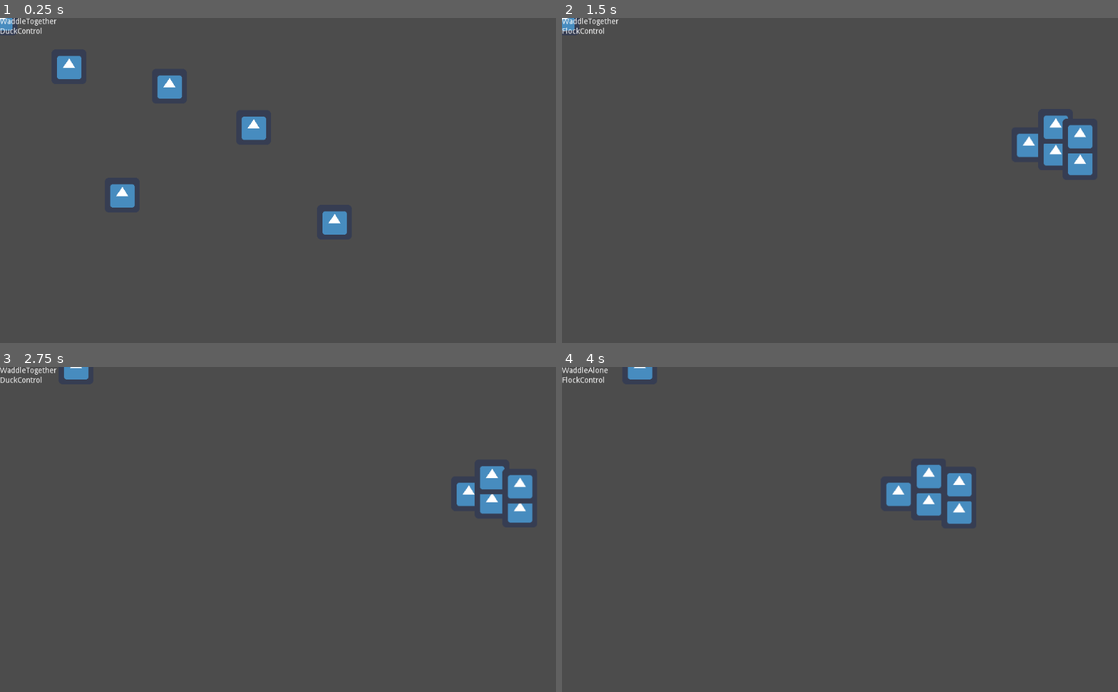
Above: before the commit, frames 1-4 (two rows, left to right).
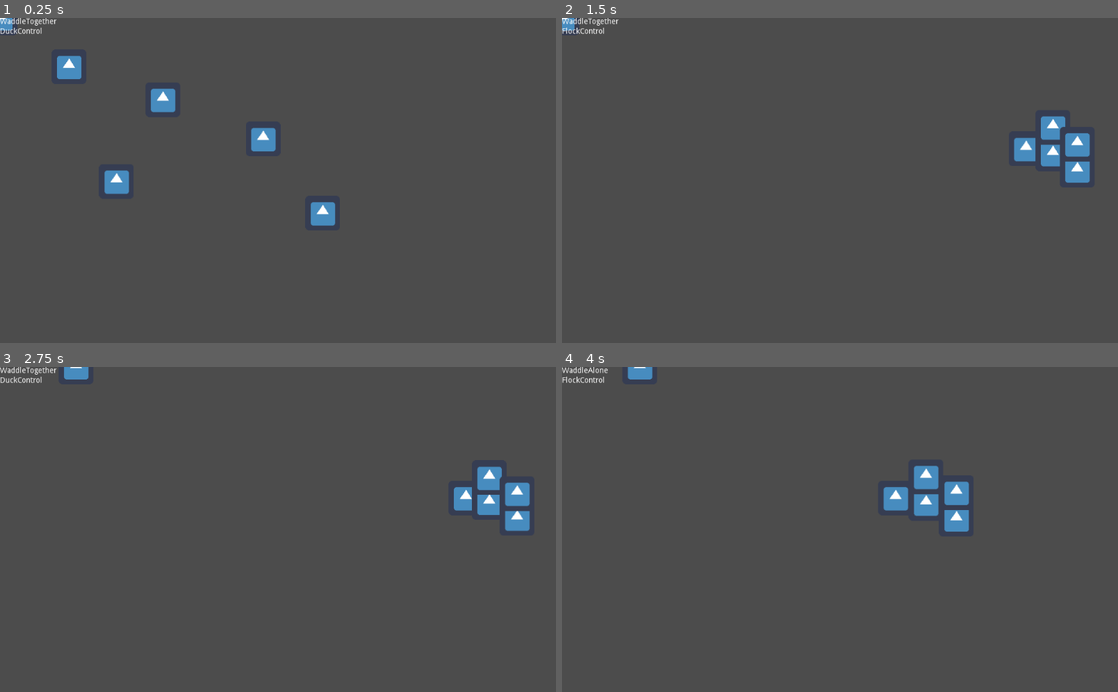
Above: after the commit, the same moments.

Repository: Cartogy/PuzzleGame
Game: Godot game, scene res://Project/GameScenes/DuckNFlock/DuckNFlock.tscn
The game is run twice, just before and just after one commit, with the same random seed, the same clock (stepped at 60 frames per second) and the same inputs. The project has no main scene, so this scene is started directly. The engine's default icon, where the game draws it, is replaced by a stand-in: a white triangle on a blue panel in a dark square.
Inputs (mouse positions are in pixels of both pictures, inside the frame that each line leads up to):
- Up to frame 1 (0.25 s): no input
- Up to frame 2 (1.5 s): tap Enter at 0.5 s; move the mouse to (962, 164) at 0.52 s; hold Right (ui_right) 0.53-1.25 s; hold Shift (control_switch) 0.53-1.25 s; click (962, 164) at 0.67 s; drag from (728, 196) to (1023, 144) at 1.27 s
- Up to frame 3 (2.75 s): move the mouse to (333, 458) at 2.02 s; hold Right (ui_right) from 2.03 s (still down); hold Shift (control_switch) from 2.03 s (still down)
- Up to frame 4 (4 s): release Right (ui_right) at 2.75 s; release Shift (control_switch) at 2.75 s; drag from (812, 594) to (1051, 500) at 2.77 s; tap Space at 3.5 s; move the mouse to (1006, 578) at 3.52 s; hold Left (ui_left) from 3.53 s (still down); hold Shift (control_switch) from 3.53 s (still down)

The runs differ from the first frame. In frame 1, 1.9% of the frame differs, in the area x 18-63%, y 17-67%; in frame 2, 1.1%; in frame 3, 1.0%; in frame 4, 1.2%.

Commit message:
Fixed bug of ducklings not following

Diff:
--- a/Project/Classes/Follow/follow.gd
+++ b/Project/Classes/Follow/follow.gd
@@ -9,8 +9,11 @@
 	pass
 
 
+##############################
+##  Following Calculations  ##
+##############################
 
-## Main function to calculate direction to follow
+# Main function to calculate direction to follow
 func direction_to_follow(p_position: Vector2, follow_position: Vector2) -> Vector2:
 	var point_behind = point_behind_follow(follow_position, following.forward, radius)
 	var direction_to_follow = direction_behind(p_position, point_behind)
--- a/Project/Classes/StateMachine/state_machine.gd
+++ b/Project/Classes/StateMachine/state_machine.gd
@@ -10,7 +10,7 @@
 func _ready():
 	for s in get_children():
 		states[s.get_state_type()] = s
-	initialize(START_STATE)
+	#initialize(START_STATE)
 
 func _input(event):
 	current_state.handle_input(event)
@@ -21,9 +21,8 @@
 		change_state(next_state)
 
 func change_state(state):
-
 	var tmp_state = get_state(state)
-	if tmp_state != null:
+	if tmp_state != null && tmp_state != current_state:
 		current_state.exit()
 		current_state = tmp_state
 		current_state.enter()
@@ -36,6 +35,7 @@
 	states[state.get_state_type()] = state
 
 func get_state(state) -> State:
+	print(state)
 	if states.has(state):
 		return states[state]
 	return null
--- a/Project/GameScenes/Control/ControlStates/duck_control_state.gd
+++ b/Project/GameScenes/Control/ControlStates/duck_control_state.gd
@@ -8,6 +8,8 @@
 		printerr("Path to entity: NULL")
 	control_entity = get_node(duck_path)
 
+	$StateMachine.initialize($StateMachine.START_STATE)
+
 func handle_input(event):
 	.handle_input(event)
 
@@ -17,13 +19,11 @@
 func enter():
 	control_entity.activate()
 	$StateMachine.set_process_input(true)
-	print($StateMachine.is_processing_input())
 
 func exit():
 	control_entity.deactivate()
 	#$StateMachine.set_block_signals(true)
 	$StateMachine.set_process_input(false)
-	print($StateMachine.is_processing_input())
 
 func get_state_type():
 	return "DuckControl"
--- a/Project/GameScenes/Control/DuckControl/waddle_together_control.gd
+++ b/Project/GameScenes/Control/DuckControl/waddle_together_control.gd
@@ -15,7 +15,6 @@
 	.handle_input(event)
 
 func enter():
-	print("Follow")
 	flock.follow()
 
 func exit():
--- a/Project/GameScenes/Control/control.gd
+++ b/Project/GameScenes/Control/control.gd
@@ -1,7 +1,7 @@
 extends Node
 
 func _ready():
-	get_parent().get_node("FlockManager").deactivate()
+	$StateMachine.initialize($StateMachine.START_STATE)
 
 func _input(event):
 	pass
--- a/Project/GameScenes/FlockManager/States/fm_flock_state.gd
+++ b/Project/GameScenes/FlockManager/States/fm_flock_state.gd
@@ -10,6 +10,7 @@
 	pass
 
 func enter():
+	print("[FlockingManager] Flocking")
 	for e in flock.entities:
 		e.flock()
 
--- a/Project/GameScenes/FlockManager/States/fm_follow_state.gd
+++ b/Project/GameScenes/FlockManager/States/fm_follow_state.gd
@@ -10,7 +10,9 @@
 	pass
 
 func enter():
-	print("Preparing to Follow entities")
+	print("[Flocking Manager] FOllowing")
+
+	assert(flock.entities.size() > 0)
 	for e in flock.entities:
 		e.follow()
 
@@ -18,7 +20,7 @@
 	pass
 
 func exit():
-	pass
+	print("[Flocking Manager] FOllowing Exiting")
 
 func get_state_type():
 	return "Follow"
--- a/Project/GameScenes/FlockManager/States/fm_idle_state.gd
+++ b/Project/GameScenes/FlockManager/States/fm_idle_state.gd
@@ -9,6 +9,7 @@
 	pass
 
 func enter():
+	print("[FlockManager] Idle")
 	for e in flock.entities:
 		e.idle()
 
--- a/Project/GameScenes/FlockManager/flock_manager.gd
+++ b/Project/GameScenes/FlockManager/flock_manager.gd
@@ -20,6 +20,7 @@
 			child.set_follow(following)
 			following = child
 
+	$StateMachine.initialize($StateMachine.START_STATE)
 
 func _physics_process(delta):
 	$StateMachine.tick(delta)
@@ -60,7 +61,6 @@
 ########################
 func follow():
 	$StateMachine.change_state("Follow")
-	print("Flock Follow")
 
 func flock():
 	$StateMachine.change_state("Flock")
--- a/Project/GameScenes/Unit/States/follow_state.gd
+++ b/Project/GameScenes/Unit/States/follow_state.gd
@@ -8,10 +8,9 @@
 	follow_mechanic = unit.get_node("Follow")
 
 func enter() -> void:
-	print("Unit in FOllowing State")
+	print("[Unit] Following")
 	if unit.is_physics_processing() == false:
 		unit.set_physics_process(true)
-	print(unit.is_physics_processing())
 
 func handle_input(event):
 	pass
--- a/Project/GameScenes/Unit/States/idle_state.gd
+++ b/Project/GameScenes/Unit/States/idle_state.gd
@@ -9,6 +9,7 @@
 	flock_mechanic = unit.get_node("Flock")
 
 func enter() -> void:
+	print("[Unit] Idle")
 	if unit.is_physics_processing():
 		unit.set_physics_process(false)
 
--- a/Project/GameScenes/Unit/unit.gd
+++ b/Project/GameScenes/Unit/unit.gd
@@ -9,6 +9,7 @@
 
 func _ready():
 	._ready()
+	$StateMachine.initialize($StateMachine.START_STATE)
 
 func _physics_process(delta) -> void:
 	$StateMachine.tick(delta)
@@ -26,7 +27,6 @@
 
 func follow():
 	$StateMachine.change_state("Follow")
-	print("Unit Following")
 
 func flock():
 	$StateMachine.change_state("Flock")
